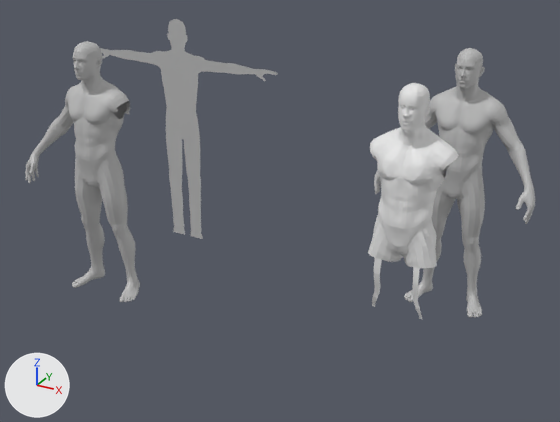
What one commit did to the Blender file Untitled.blend.
Rendered twice from a 50 mm lens placed at (129.0, -384.0, 282.0), pointed at (-106.0, 44.0, 68.0). Lighting does not change. The marker at lower left points along +X, +Y and +Z. The first picture is the older version.

The first picture shows 'Char_Template', 'Low_Poly_Male_body:Group2', 'Low_Poly_Male_body:Group2.001', 'Plane.001'.
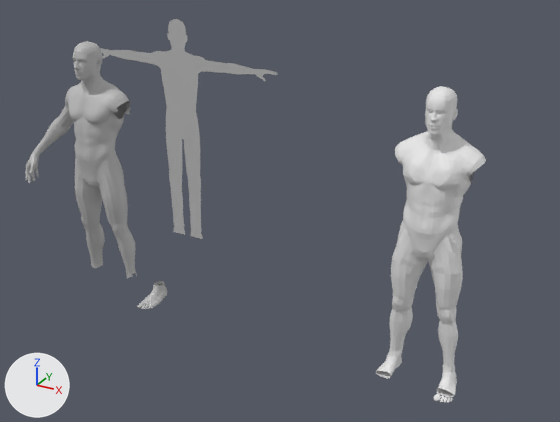
Boxes [x1, y1, x2, y2] around the edits, measured in the pictures (560 x 422 px):
```json
{"object": "Cube.001", "change": "added", "after": [376, 86, 486, 397]}
{"object": "Low_Poly_Male_body:Group2", "change": "reshaped", "before": [25, 41, 140, 302], "after": [25, 41, 167, 309], "on screen": "23% wider"}
{"object": "Low_Poly_Male_body:Group2.001", "change": "hidden", "before": [374, 48, 535, 318]}
{"object": "Plane.001", "change": "deleted", "before": [368, 83, 459, 319]}
{"object": "Cube", "change": "added", "after": [434, 394, 453, 403]}
{"part": 1, "of": "me_mesh_001", "change": "added", "after": [137, 281, 167, 309]}
{"part": 2, "of": "me_mesh_001", "change": "deleted", "before": [72, 265, 140, 302]}
```

The change, as JSON lines over the scene's bpy script:
```json
{"block": "me_mesh_001", "where": "# used by ob_low_poly_male_body_group2; location = (-222.1, -5.4, 0.0); rotation_euler = (1.571, 0.0, 0.0), in degrees (90, 0, 0)"}
{"op": "remove", "block": "me_mesh_001", "code": "me_mesh_001.from_pydata(...)  # 9070 vertices, 9061 faces; spans x -53.0..28.0, y 1.0..181.0, z -18.0..19.0"}
{"op": "add", "block": "me_mesh_001", "code": "me_mesh_001.from_pydata(...)  # 8223 vertices, 8182 faces; spans x -53.0..47.0, y 1.0..181.0, z -18.0..19.0"}
{"block": "me_mesh_001", "change": "me_mesh_001 part 1: a new loose piece of 888 vertices spanning x 37.0..47.0, y 1.0..13.0, z -13.0..15.0, in mat_lambert1_001 (grey #bcbcbc)"}
{"block": "me_mesh_001", "change": "me_mesh_001 part 2: 1735 vertices removed from x -28.0..28.0, y 1.0..11.0, z -13.0..14.0"}
{"op": "add", "block": "me_cube_002", "code": ["me_cube_002 = bpy.data.meshes.new('Cube.002')", "me_cube_002.from_pydata(...)  # 2772 vertices, 2668 faces; spans x 0.0..25.0, y -7.0..22.0, z -3.0..177.0"]}
{"op": "add", "block": "me_cube_001", "code": ["me_cube_001 = bpy.data.meshes.new('Cube.001')", "me_cube_001.from_pydata(...)  # 450 vertices, 420 faces; spans x -1.84..8.32, y -3.6..2.67, z -0.69..2.7"]}
{"op": "set", "path": "ob_low_poly_male_body_group2_001.location", "old": "(0.5, 94.6, 0.0)", "new": "(0.5, 66.9, 0.0)"}
{"op": "add", "block": "ob_low_poly_male_body_group2_001", "code": "ob_low_poly_male_body_group2_001.hide_set(True)"}
{"op": "remove", "block": "ob_plane_001", "code": ["ob_plane_001 = bpy.data.objects.new('Plane.001', me_plane_001)", "ob_plane_001.location = (0.0, -10.5, 146.8)", "ob_plane_001.rotation_euler = (1.571, 0.0, 0.0)  # degrees (90, 0, 0)", "_m = ob_plane_001.modifiers.new('Mirror', 'MIRROR')"]}
{"op": "add", "block": "ob_cube_001", "code": ["ob_cube_001 = bpy.data.objects.new('Cube.001', me_cube_002)", "ob_cube_001.location = (14.8, -10.3, 3.7)", "_m = ob_cube_001.modifiers.new('Mirror', 'MIRROR')"]}
{"op": "add", "block": "ob_cube", "code": ["ob_cube = bpy.data.objects.new('Cube', me_cube_001)", "ob_cube.location = (31.1, -16.6, 1.5)"]}
```
